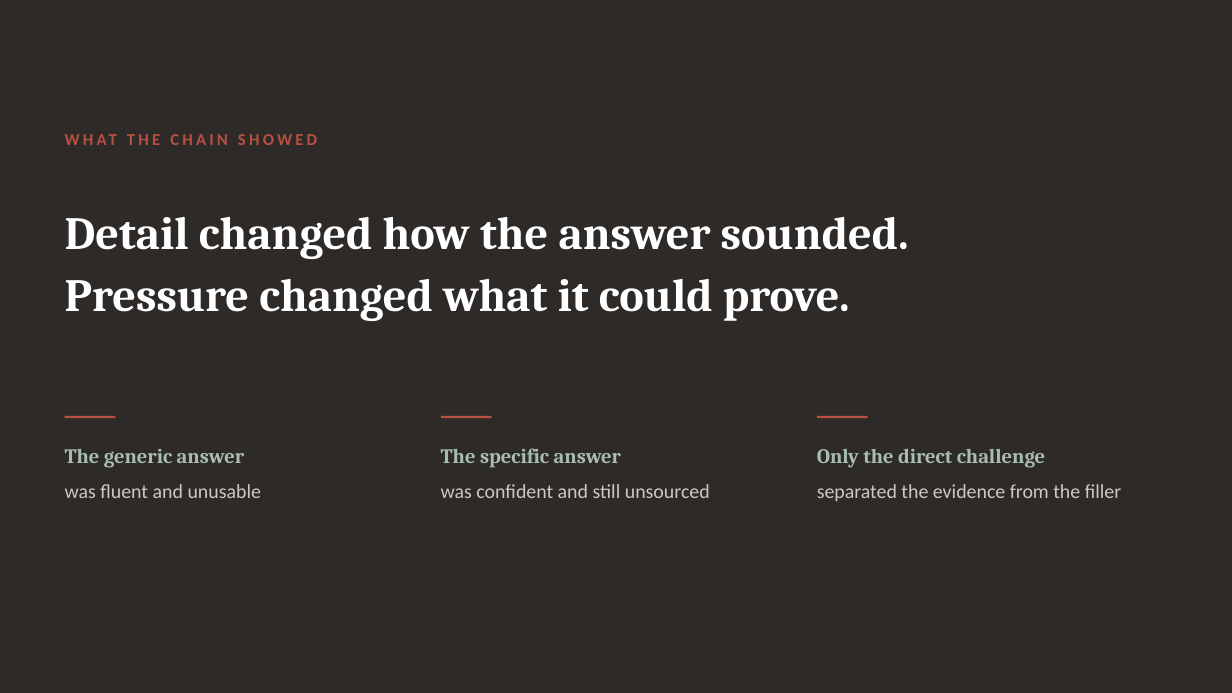
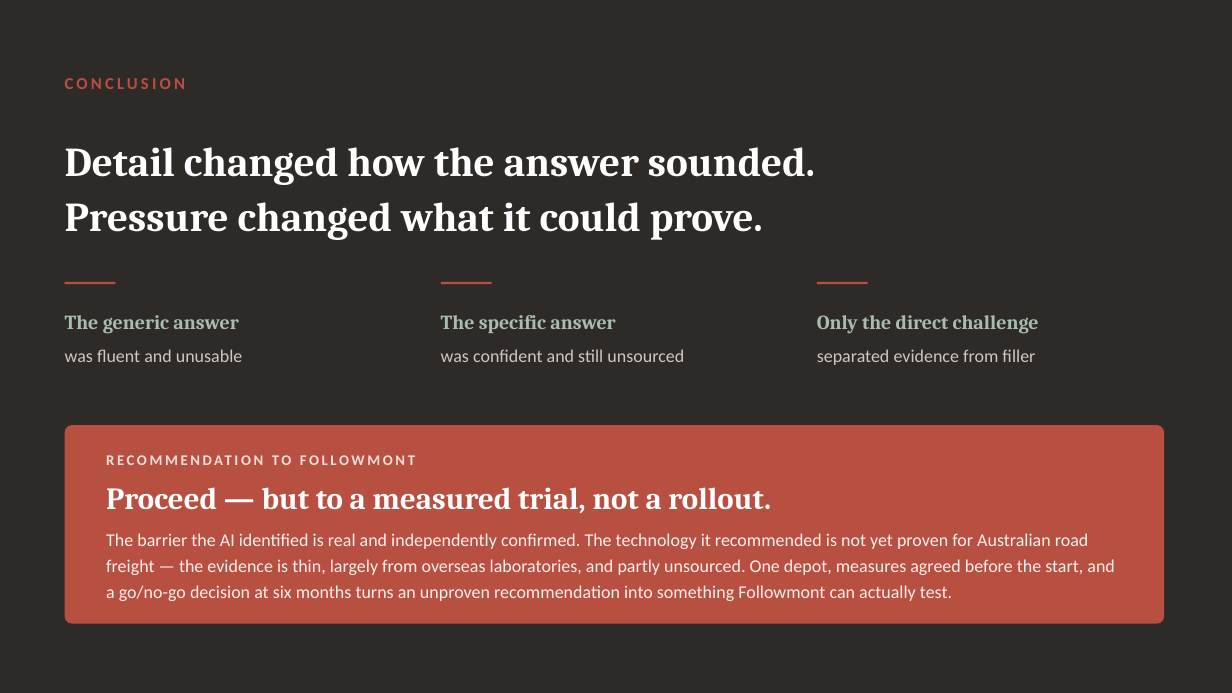
Before and after one commit to danielfrancogomez-wq/My-computer-claude-code, a slide deck: slide 12 of Followmont-Prompt-Chain.pptx (slide 9 before the commit). Drawn at 1232x693 pixels with LibreOffice and Linux fonts; fonts in the diff are those of the drawing. Boxes give left, top, right and bottom in pixels: in the first picture for what was removed or moved away, otherwise in the second. Text is boxed around its words. In the diff, an @@ line names an element or a change of style, - is before the commit and + after.

```diff
--- a/Followmont-Prompt-Chain.pptx
+++ b/Followmont-Prompt-Chain.pptx
@@ text added at <box>65,78,185,89</box>, 13 pt, text #B85042, bold @@
+CONCLUSION
@@ text "Detail changed how the answer ...": place and size @@
-text "Detail changed how the answer ..." at <box>65,217,909,321</box>
+text "Detail changed how the answer ..." at <box>65,147,815,240</box>
@@ text "Detail changed how the answer ..." at <box>65,147,815,240</box>: size 36 to 32 pt; line spacing 48pt to 43pt @@
@@ text removed at <box>65,125,804,152</box> @@
-WHAT THE CHAIN SHOWED
@@ 3 texts, 3 rectangles: place and size @@
-3 texts, 3 rectangles at <box>65,416,1045,468</box>
+3 texts, 3 rectangles at <box>65,282,1039,334</box>
@@ size 16 to 15.5 pt in 3 elements at <box>65,315,238,334</box>, <box>441,315,615,333</box>, <box>817,315,1039,334</box> @@
@@ text "was fluent and unusable": place and size @@
-text "was fluent and unusable" at <box>65,484,262,498</box>
+text "was fluent and unusable" at <box>65,349,242,362</box>
@@ text "was fluent and unusable" at <box>65,349,242,362</box>: size 15.5 to 14 pt; line spacing 21pt to 20pt @@
@@ text "was confident and still unsourced" at <box>441,349,684,362</box>: size 15.5 to 14 pt; line spacing 21pt to 20pt @@
@@ text "was confident and still unsourced": place and size @@
-text "was confident and still unsourced" at <box>441,484,710,498</box>
+text "was confident and still unsourced" at <box>441,349,684,362</box>
@@ text at <box>817,349,1035,365</box>: text changed; size 15.5 to 14 pt @@
-separated the evidence from the filler
+separated evidence from filler
@@ rounded rectangle added at <box>65,425,1165,624</box>, fill #B85042 @@
@@ text added at <box>106,445,1123,473</box>, 11.5 pt, text #F6DED9, bold @@
+RECOMMENDATION TO FOLLOWMONT
@@ text added at <box>106,487,771,513</box>, 24 pt, text #FFFFFF, bold @@
+Proceed — but to a measured trial, not a rollout.
@@ text added at <box>106,533,1114,601</box>, 14 pt, text #FCEFEC @@
+The barrier the AI identified is real and independently confirmed. The technology it recommended is not yet proven for Australian road freight — the evidence is thin, largely from overseas laboratories, and partly unsourced. One depot, measures agreed before the start, and a go/no-go decision at six months turns an unproven recommendation into something Followmont can actually test.
```
Also in this commit, not shown: 4 other slides changed, 6 slides added, 2 slides removed, 1 other file.
